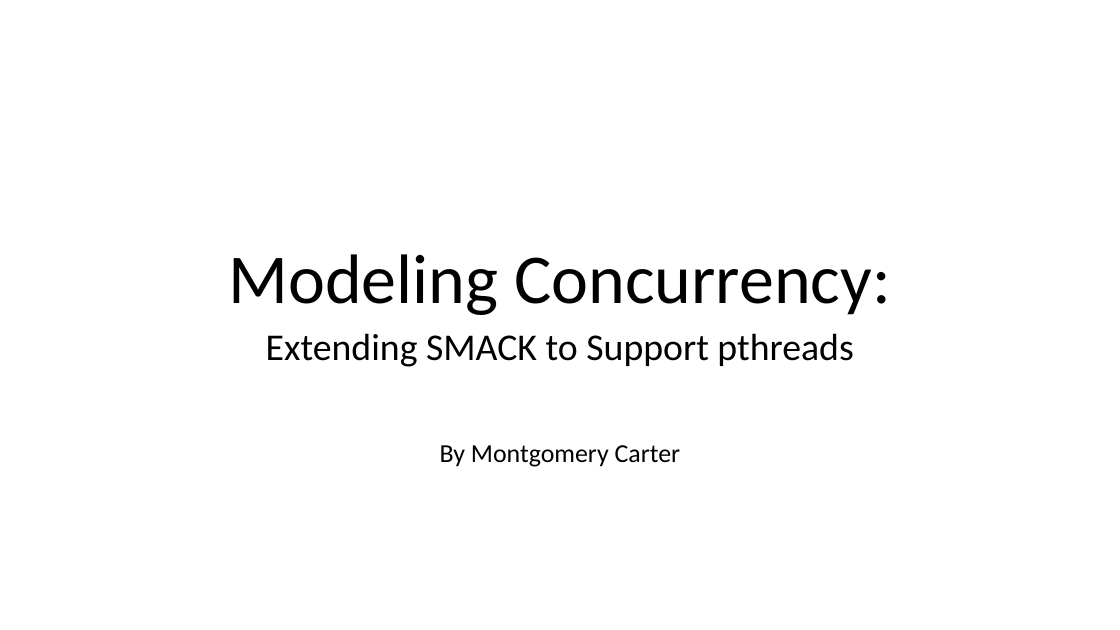
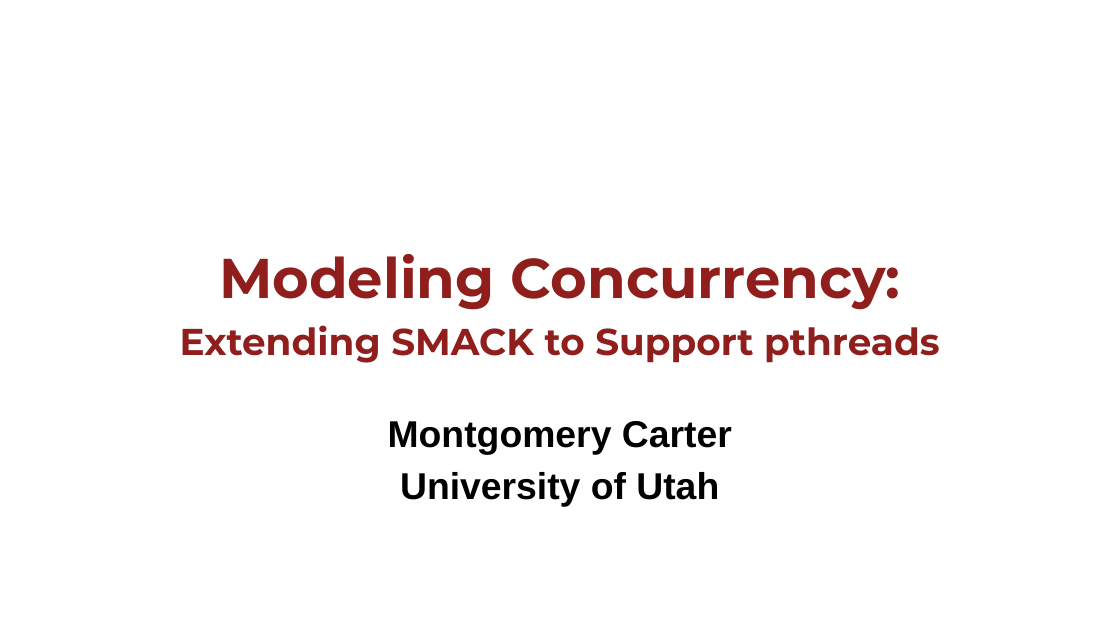
Before and after one commit to MontyCarter/SMACKpthreadPaper, a slide deck: slide 1 of Presentation/ModelingConcurrency_GuassLecture.pptx. Drawn at 1120x630 pixels with LibreOffice and Linux fonts; fonts in the diff are those of the drawing; background and template pictures are left out. Boxes give left, top, right and bottom in pixels: in the first picture for what was removed or moved away, otherwise in the second. Text is boxed around its words. In the diff, an @@ line names an element or a change of style, - is before the commit and + after.

```diff
--- a/Presentation/ModelingConcurrency_GuassLecture.pptx
+++ b/Presentation/ModelingConcurrency_GuassLecture.pptx
@@ title at [180, 254, 939, 363]: text changed; size 32.4 to 32 pt; font Calibri to Montserrat; text colour #000000 to #8F1E1C; bold on @@
-Extending SMACK to Support pthreads
-By Montgomery Carter
+Modeling Concurrency:
+Extending SMACK to Support pthreads
@@ title removed at [229, 254, 891, 315] @@
-Modeling Concurrency:
@@ subtitle added at [388, 421, 732, 507], 32 pt, text #000000, bold @@
+Montgomery Carter
+University of Utah
```
Also in this commit, not shown: 2 other slides changed, 32 slides added, 3 slides removed.
